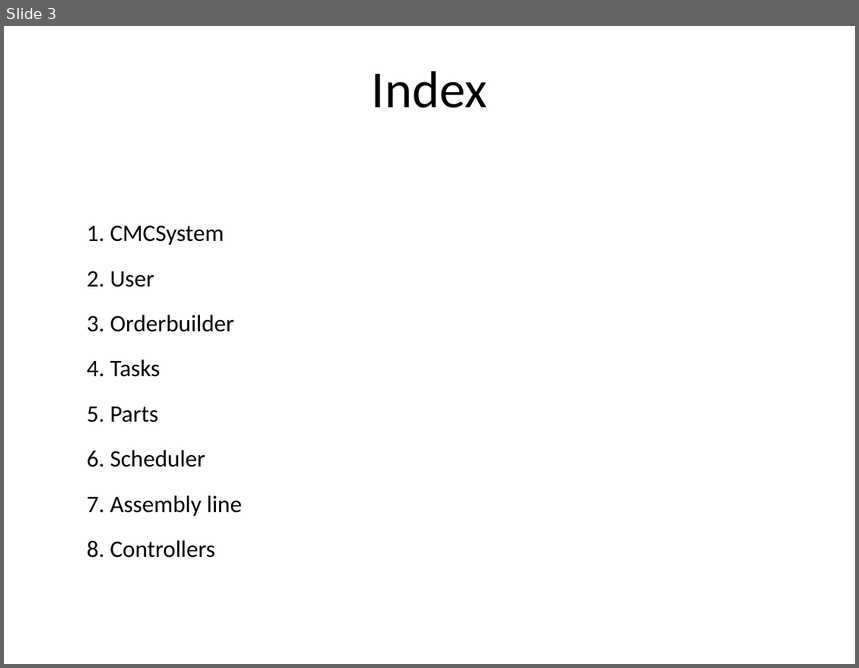
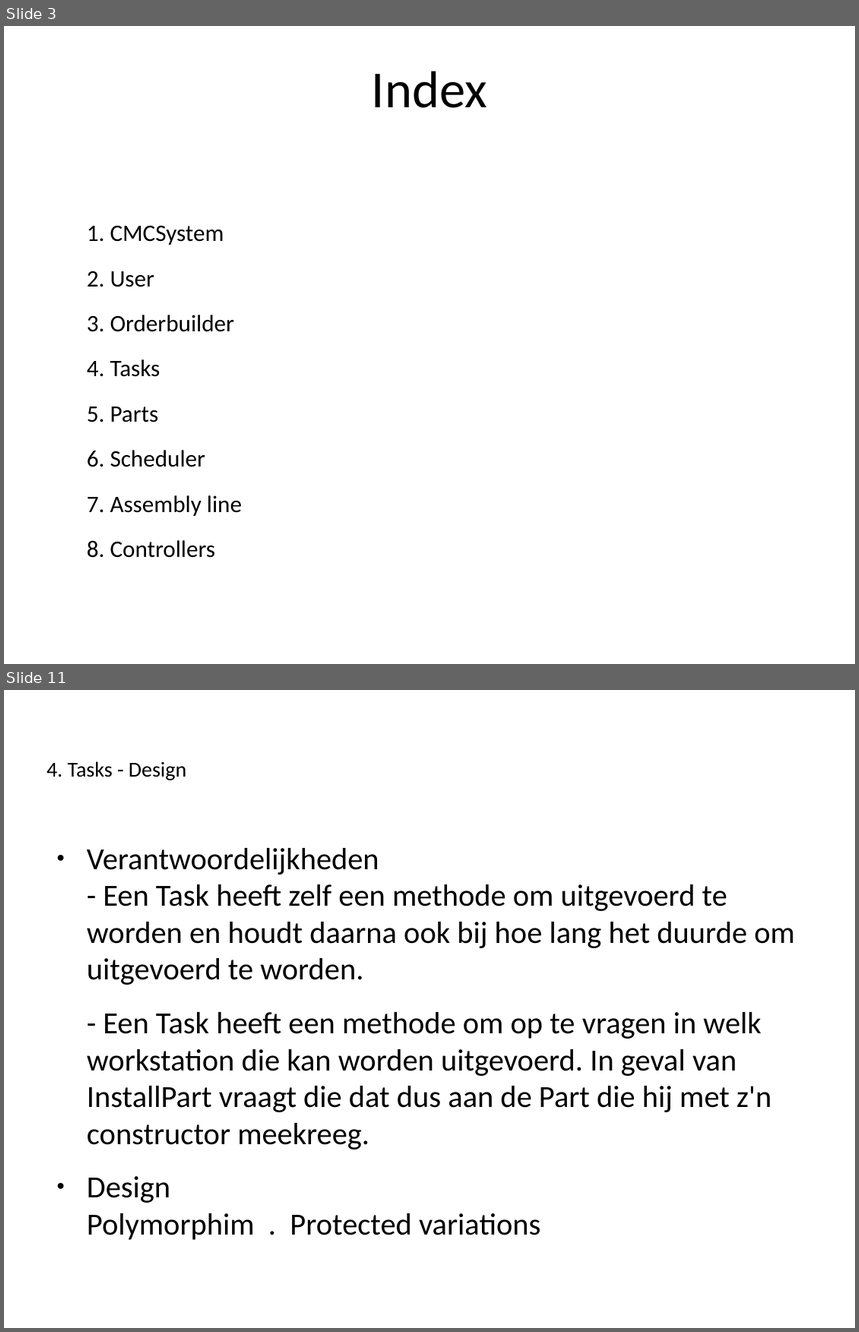
Before and after one commit to Novarg1/SWOP21, a slide deck: presentatie/Presentatie_Iteratie3.odp. Shown one above the other, each under a label of ours: slide 3 before the commit, slides 3 and 11 after it; the slides between them are not shown. The pictures are 859x668 and 859x1332 pixels, drawn with LibreOffice and Linux fonts; fonts in the diff are those of the drawing. Boxes give left, top, right and bottom in pixels: in the first picture for what was removed or moved away, otherwise in the second. Text is boxed around its words. In the diff, an @@ line names an element or a change of style, - is before the commit and + after.

```diff
--- a/presentatie/Presentatie_Iteratie3.odp
+++ b/presentatie/Presentatie_Iteratie3.odp
@@ slide 11 added at <box>4,690,855,1328</box>, background #FFFFFF @@
@@ title added at <box>47,761,186,780</box>, 18 pt, text #000000 @@
+4. Tasks - Design
@@ text added at <box>87,848,795,1240</box>, 26 pt, text #000000 @@
+● Verantwoordelijkheden
+  - Een Task heeft zelf een methode om uitgevoerd te worden en houdt daarna ook bij hoe lang het duurde om uitgevoerd te worden.
+- Een Task heeft een methode om op te vragen in welk workstation die kan worden uitgevoerd. In geval van InstallPart vraagt die dat dus aan de Part die hij met z'n constructor meekreeg.
+● Design
+  Polymorphim . Protected variations
```
Also in this commit, not shown: 2 slides changed, 22 other slides added.
